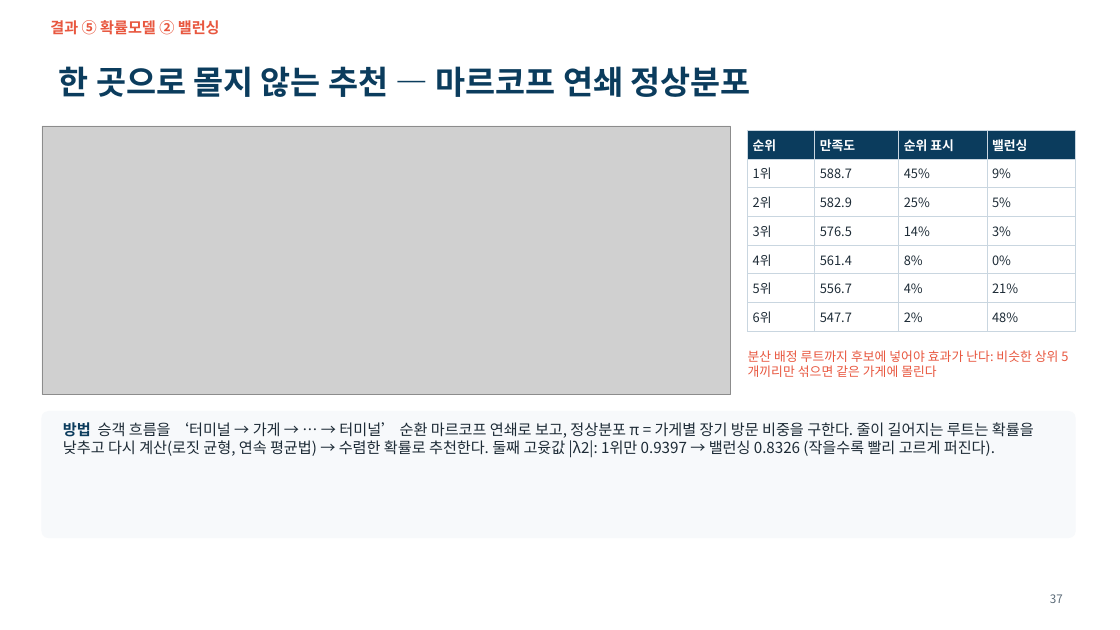
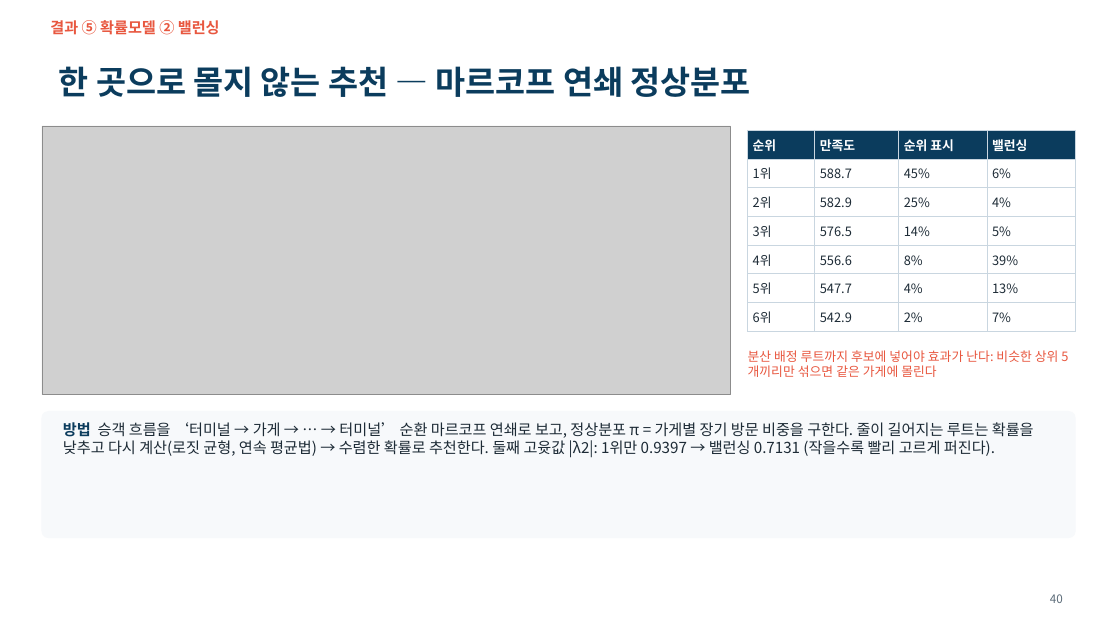
Before and after one commit to ddayoung03/busan-cruise-unpassing, a slide deck: slide 40 of 05_문서/3주차_발표자료.pptx (slide 37 before the commit). Drawn at 1120x630 pixels with LibreOffice and Linux fonts; fonts in the diff are those of the drawing; grey boxes stand for pictures. Boxes give left, top, right and bottom in pixels: in the first picture for what was removed or moved away, otherwise in the second. Text is boxed around its words. In the diff, an @@ line names an element or a change of style, - is before the commit and + after.

```diff
--- a/05_문서/3주차_발표자료.pptx
+++ b/05_문서/3주차_발표자료.pptx
@@ table at (748,130,1075,327) @@
-row 2, column 4: 9%
+row 2, column 4: 6%
-row 3, column 4: 5%
+row 3, column 4: 4%
-row 4, column 4: 3%
+row 4, column 4: 5%
-row 5, column 2: 561.4
+row 5, column 2: 556.6
-row 5, column 4: 0%
+row 5, column 4: 39%
-row 6, column 2: 556.7
+row 6, column 2: 547.7
-row 6, column 4: 21%
+row 6, column 4: 13%
-row 7, column 2: 547.7
+row 7, column 2: 542.9
-row 7, column 4: 48%
+row 7, column 4: 7%
@@ text at (63,422,1034,458): text changed @@
-방법 승객 흐름을 ‘터미널 → 가게 → … → 터미널’ 순환 마르코프 연쇄로 보고, 정상분포 π = 가게별 장기 방문 비중을 구한다. 줄이 길어지는 루트는 확률을 낮추고 다시 계산(로짓 균형, 연속 평균법) → 수렴한 확률로 추천한다. 둘째 고윳값 |λ2|: 1위만 0.9397 → 밸런싱 0.8326 (작을수록 빨리 고르게 퍼진다).
+방법 승객 흐름을 ‘터미널 → 가게 → … → 터미널’ 순환 마르코프 연쇄로 보고, 정상분포 π = 가게별 장기 방문 비중을 구한다. 줄이 길어지는 루트는 확률을 낮추고 다시 계산(로짓 균형, 연속 평균법) → 수렴한 확률로 추천한다. 둘째 고윳값 |λ2|: 1위만 0.9397 → 밸런싱 0.7131 (작을수록 빨리 고르게 퍼진다).
@@ page number at (1050,594,1063,603): text changed @@
-37
+40
```
Also in this commit, not shown: 10 other slides changed, 4 slides added, 37 other files.
